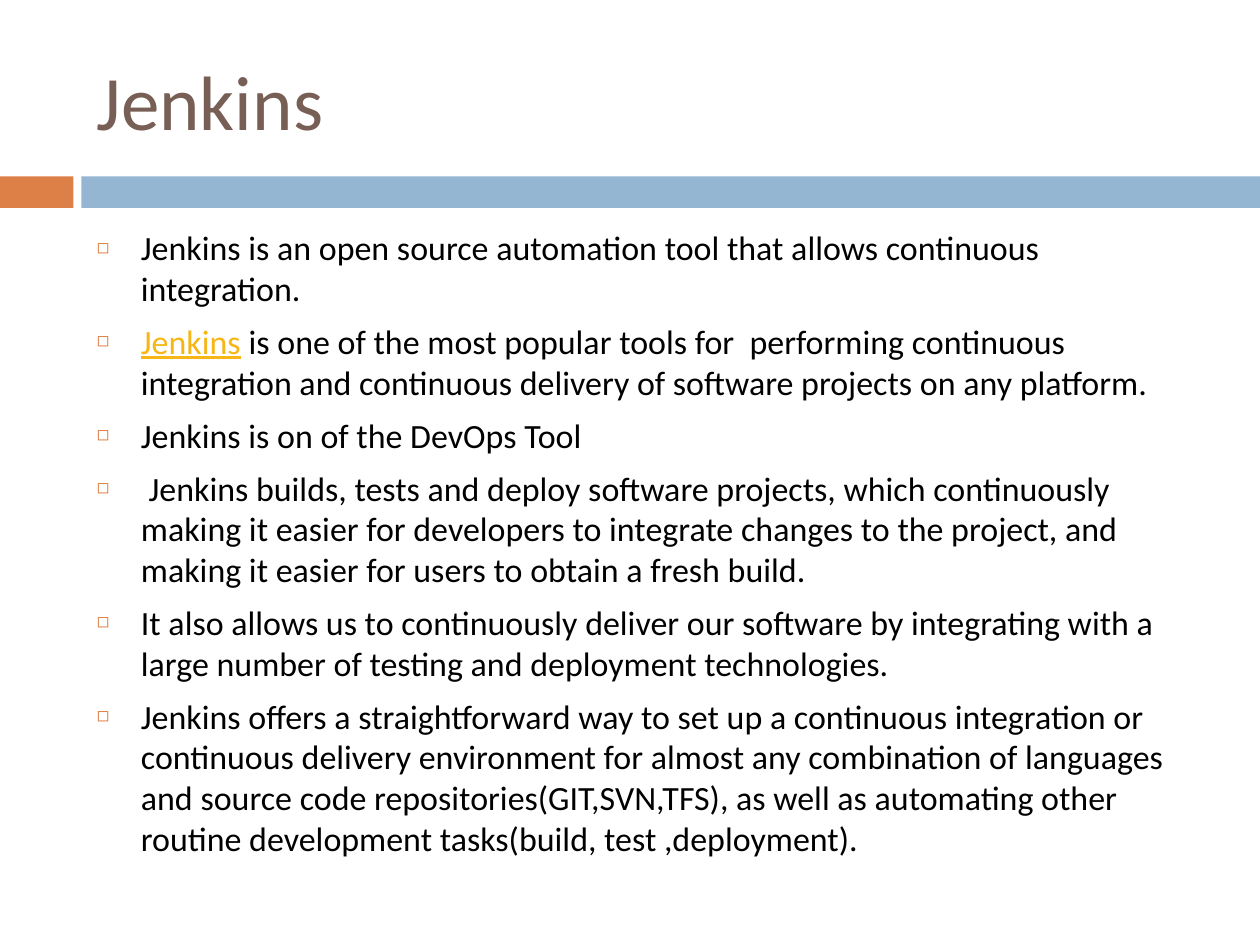
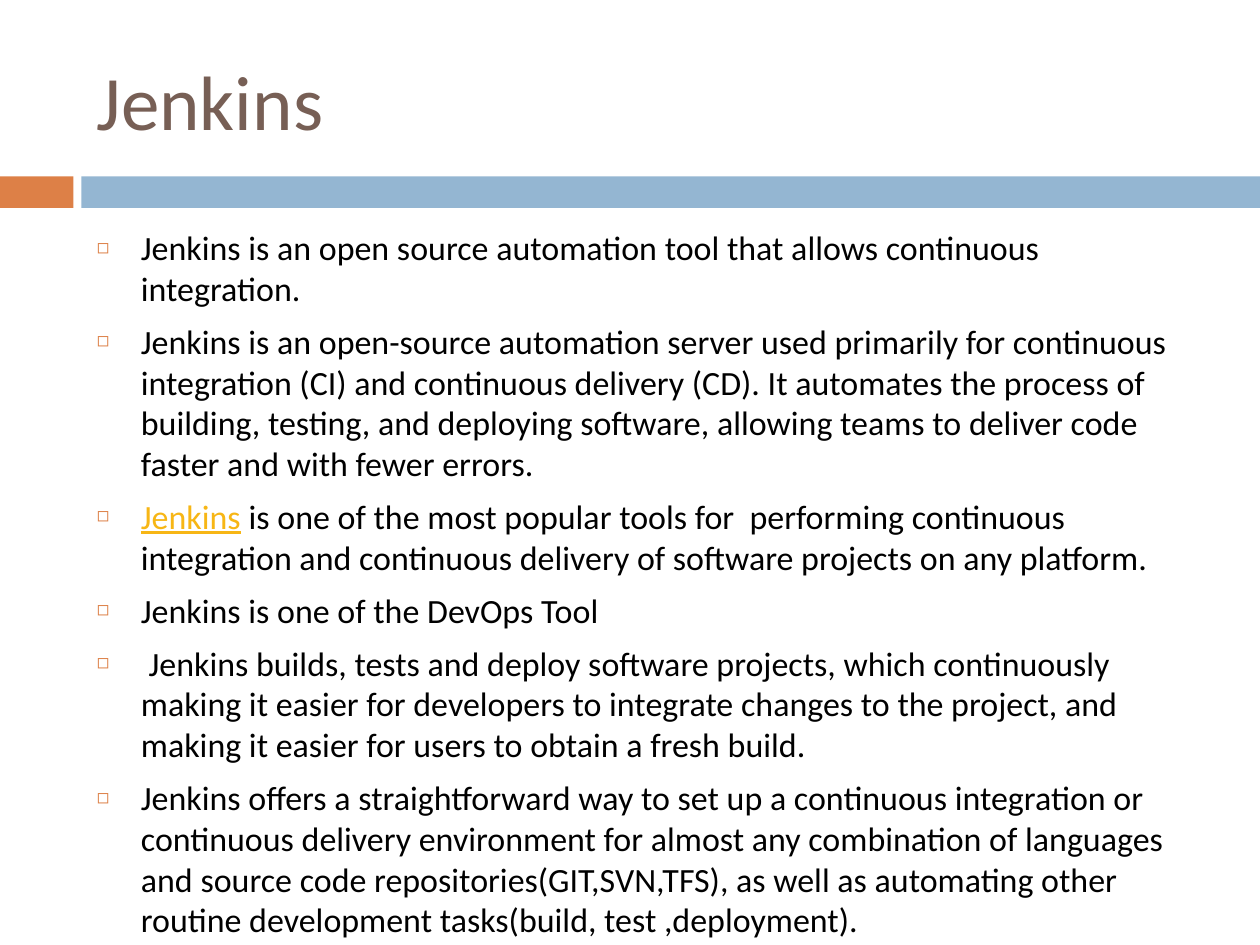
Before and after one commit to santuparsi/DevOps, a slide deck: slide 1 of Jenkins/Jenkins.pptx (slide 3 before the commit). Drawn at 1260x945 pixels with LibreOffice and Linux fonts; fonts in the diff are those of the drawing. Boxes give left, top, right and bottom in pixels: in the first picture for what was removed or moved away, otherwise in the second. Text is boxed around its words. In the diff, an @@ line names an element or a change of style, - is before the commit and + after.

```diff
--- a/Jenkins/Jenkins.pptx
+++ b/Jenkins/Jenkins.pptx
@@ text at [141, 330, 1166, 477]: paragraph added @@
+◻ Jenkins is an open-source automation server used primarily for continuous integration (CI) and continuous delivery (CD). It automates the process of building, testing, and deploying software, allowing teams to deliver code faster and with fewer errors.
@@ text at [141, 599, 598, 629]: text changed @@
-◻ Jenkins is on of the DevOps Tool
+◻ Jenkins is one of the DevOps Tool
@@ text at [141, 611, 1153, 682]: paragraph removed @@
-◻ It also allows us to continuously deliver our software by integrating with a large number of testing and deployment technologies.
```
Also in this commit, not shown: 1 other slide changed, 5 slides added, 2 slides removed, 4 other files.
